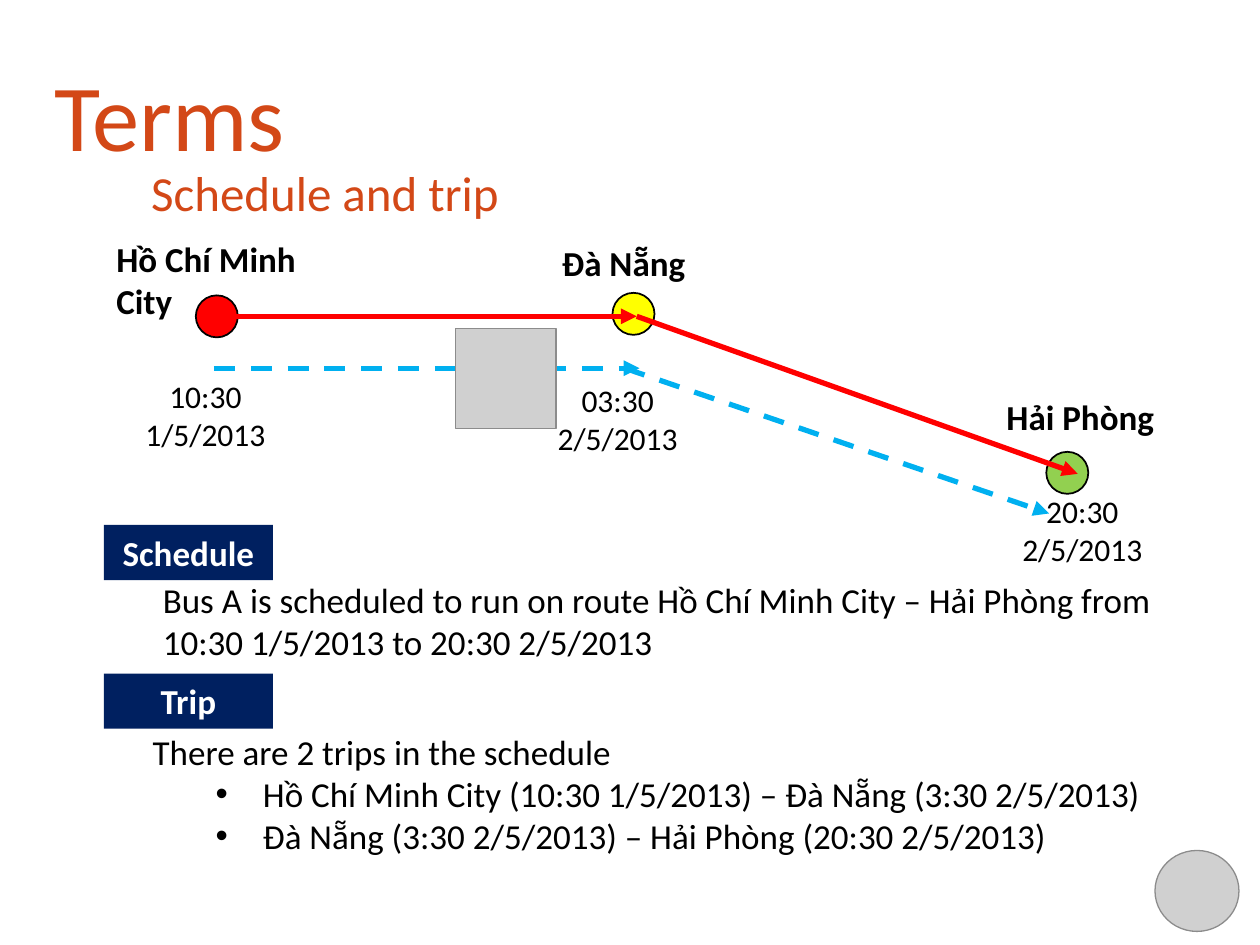
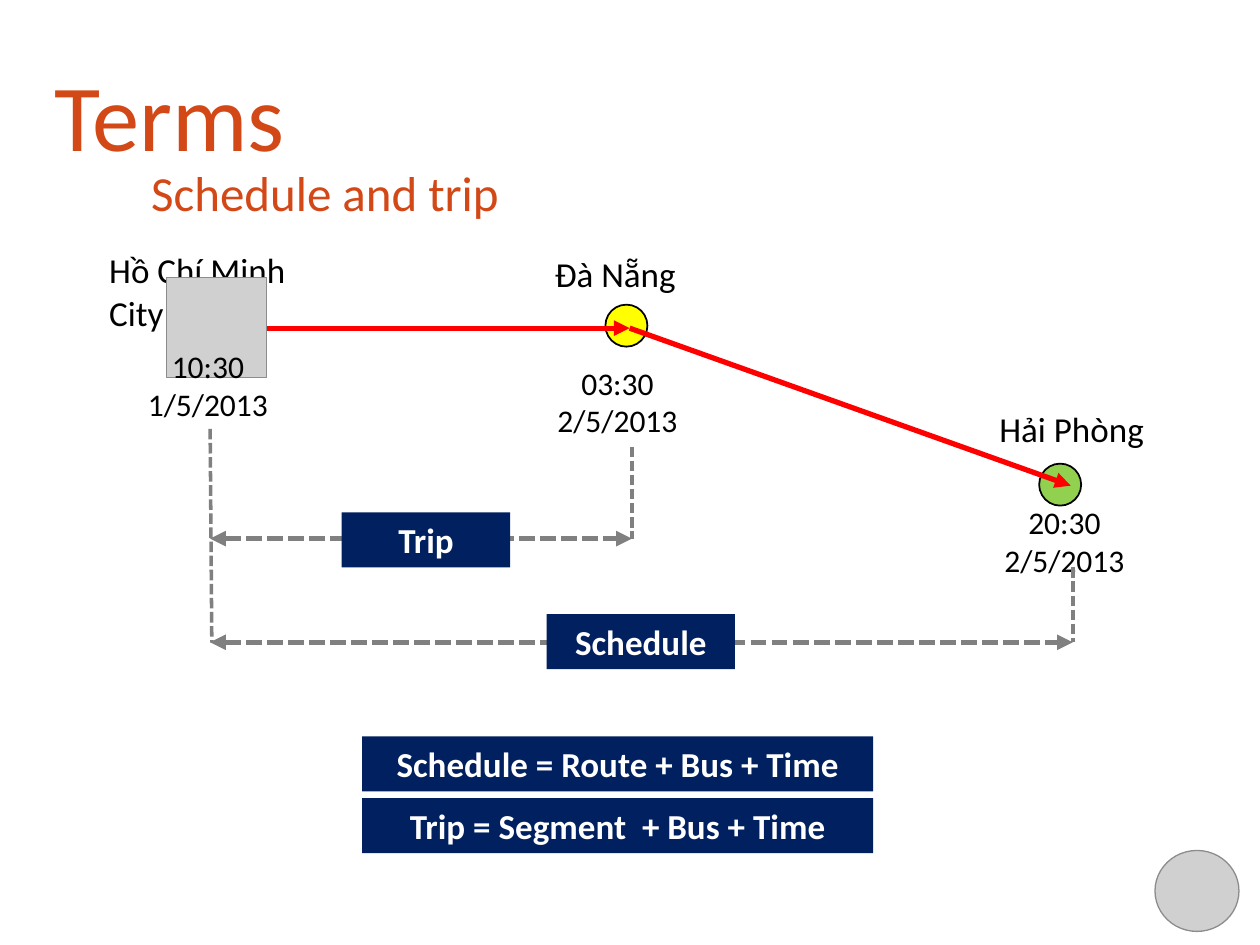
Before and after one commit to khalifandiaye/bus-reservation, a slide deck: slide 8 of WIP/Document/Project Report/Project-Agenda-Team04.pptx. Drawn at 1260x945 pixels with LibreOffice and Linux fonts; fonts in the diff are those of the drawing; grey boxes stand for pictures; background and template pictures are left out. Boxes give left, top, right and bottom in pixels: in the first picture for what was removed or moved away, otherwise in the second. Text is boxed around its words. In the diff, an @@ line names an element or a change of style, - is before the commit and + after.

```diff
--- a/WIP/Document/Project Report/Project-Agenda-Team04.pptx
+++ b/WIP/Document/Project Report/Project-Agenda-Team04.pptx
@@ bold off in 3 elements at box(999, 417, 1144, 448), box(109, 255, 285, 332), box(555, 258, 675, 293) @@
@@ text "Đà Nẵng": place and size @@
-text "Đà Nẵng" at box(562, 247, 685, 282)
+text "Đà Nẵng" at box(555, 258, 675, 293)
@@ picture: place and size @@
-picture at box(456, 329, 557, 430)
+picture at box(166, 277, 267, 378)
@@ ellipse removed at box(195, 295, 237, 336) @@
@@ arrow moved from (217, 316) - (636, 316) to (209, 328) - (630, 328) @@
@@ ellipse: place and size @@
-ellipse at box(612, 292, 654, 334)
+ellipse at box(605, 305, 646, 346)
@@ 2 texts, 1 ellipse, 1 arrow: place and size @@
-2 texts, 1 ellipse, 1 arrow at box(116, 245, 1154, 494)
+2 texts, 1 ellipse, 1 arrow at box(109, 255, 1144, 505)
@@ text "10:30 1/5/2013": place and size @@
-text "10:30 1/5/2013" at box(145, 387, 265, 448)
+text "10:30 1/5/2013" at box(148, 357, 268, 418)
@@ text "03:30 2/5/2013": place and size @@
-text "03:30 2/5/2013" at box(558, 391, 678, 452)
+text "03:30 2/5/2013" at box(557, 374, 677, 434)
@@ arrow removed from (214, 368) to (640, 368) @@
@@ arrow removed from (625, 368) to (1050, 514) @@
@@ line added from (210, 428) to (212, 643), #808080 2 pt dashed @@
@@ line added from (631, 446) to (631, 539), #808080 2 pt dashed @@
@@ text "20:30 2/5/2013" rewrapped from box(1022, 502, 1142, 563) to box(1004, 513, 1124, 578) @@
@@ double arrow added from (210, 539) to (631, 539), #808080 3 pt dashed @@
@@ rectangle "Trip": place and size @@
-rectangle "Trip" at box(103, 674, 272, 730)
+rectangle "Trip" at box(341, 513, 510, 568)
@@ line added from (1072, 567) to (1072, 643), #808080 2 pt dashed @@
@@ text removed at box(163, 586, 1150, 657) @@
-Bus A is scheduled to run on route Hồ Chí Minh City – Hải Phòng from 10:30 1/5/2013 to 20:30 2/5/2013
@@ rectangle "Schedule": place and size @@
-rectangle "Schedule" at box(103, 525, 272, 581)
+rectangle "Schedule" at box(547, 614, 735, 669)
@@ double arrow added from (210, 643) to (1072, 643), #808080 3 pt dashed @@
@@ text removed at box(153, 740, 1139, 855) @@
-There are 2 trips in the schedule
-  • Hồ Chí Minh City (10:30 1/5/2013) – Đà Nẵng (3:30 2/5/2013)
-  • Đà Nẵng (3:30 2/5/2013) – Hải Phòng (20:30 2/5/2013)
@@ rectangle added at box(362, 736, 873, 791), fill #002060, 20 pt, text #FFFFFF, bold @@
+Schedule = Route + Bus + Time
@@ rectangle added at box(362, 798, 873, 853), fill #002060, 20 pt, text #FFFFFF, bold @@
+Trip = Segment + Bus + Time
```
Also in this commit, not shown: 11 other slides changed, 1 slide added, 1 other file.
